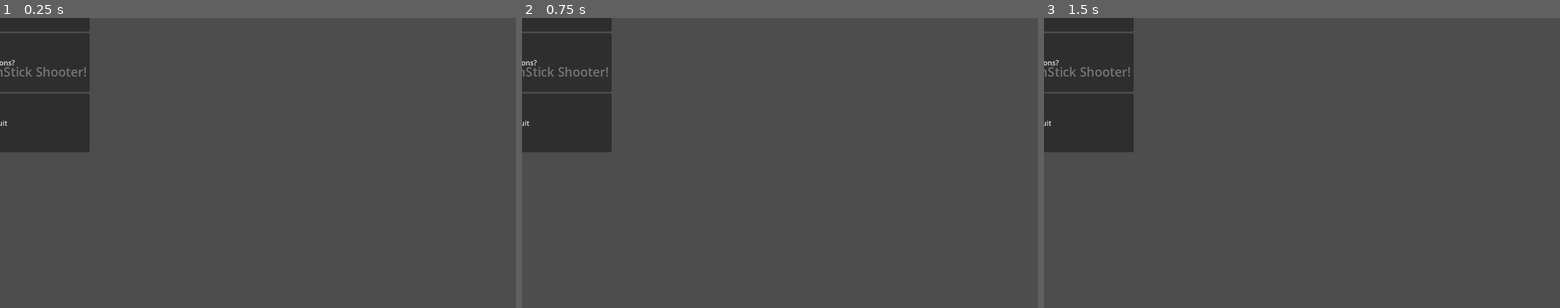
Above: before the commit, frames 1-3 (left to right).
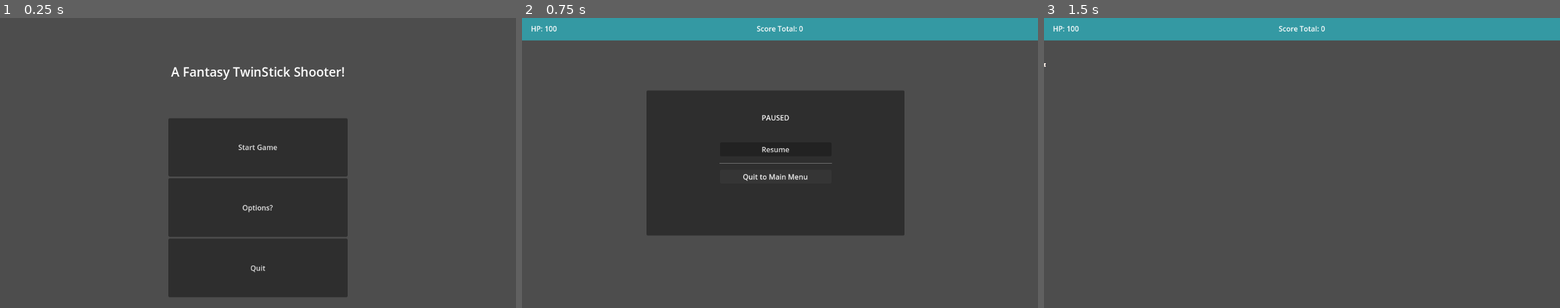
Above: after the commit, the same moments.

Repository: Shadowyish/fantasytss
Game: Godot game, scene res://Assets/Scenes/MainMenu.tscn
The game is run twice, just before and just after one commit, with the same random seed, the same clock (stepped at 60 frames per second) and the same inputs.
Inputs (mouse positions are in pixels of both pictures, inside the frame that each line leads up to):
- Up to frame 1 (0.25 s): no input
- Up to frame 2 (0.75 s): click (780, 148) at 0.5 s, where only the run after the commit has a clickable "Start Game"
- Up to frame 3 (1.5 s): click (1296, 148) at 1.25 s, where only the run after the commit has a clickable "Resume"

The runs differ from the first frame. In frame 1, 29% of the frame differs, in the area x 0-68%, y 0-97%; in frame 2, 38%, in the area x 0-100%, y 0-75%; in frame 3, 14%.
Error after the commit: Cannot call method 'add_child' on a null value. (res://Assets/Scripts/GameManager.gd:46)

Commit message:
player now correctly pauses when the game is paused

Diff:
--- a/tss_godot/Assets/Prefabs/Wraith.tscn
+++ b/tss_godot/Assets/Prefabs/Wraith.tscn
@@ -257,5 +257,5 @@
 position = Vector2(0, -4)
 scale = Vector2(1.5, 1.5)
 sprite_frames = SubResource("SpriteFrames_jkuml")
-animation = &"run_left"
-frame_progress = 0.239874
+animation = &"death_left"
+autoplay = "spawn_right"
--- a/tss_godot/Assets/Scenes/MainMenu.tscn
+++ b/tss_godot/Assets/Scenes/MainMenu.tscn
@@ -7,8 +7,6 @@
 anchors_preset = 15
 anchor_right = 1.0
 anchor_bottom = 1.0
-offset_right = -1152.0
-offset_bottom = -648.0
 grow_horizontal = 2
 grow_vertical = 2
 size_flags_horizontal = 3
--- a/tss_godot/Assets/Scripts/PlayerController.gd
+++ b/tss_godot/Assets/Scripts/PlayerController.gd
@@ -37,7 +37,7 @@
 	GameManager.player = self
 
 func _physics_process(delta):
-	if is_dead:
+	if is_dead or GameManager.game_mode == GameManager.GameMode.Pause:
 		return
 	var input_vector = Vector2.ZERO
 	# Get movement input then normalize to prevent speed boost
@@ -68,7 +68,7 @@
 	play_cur_animation()
 
 func _process(_delta):
-	if is_dead:
+	if is_dead or GameManager.game_mode == GameManager.GameMode.Pause:
 		return
 	if Input.is_action_just_pressed("attack") and not is_attacking:
 		use_weapon()
